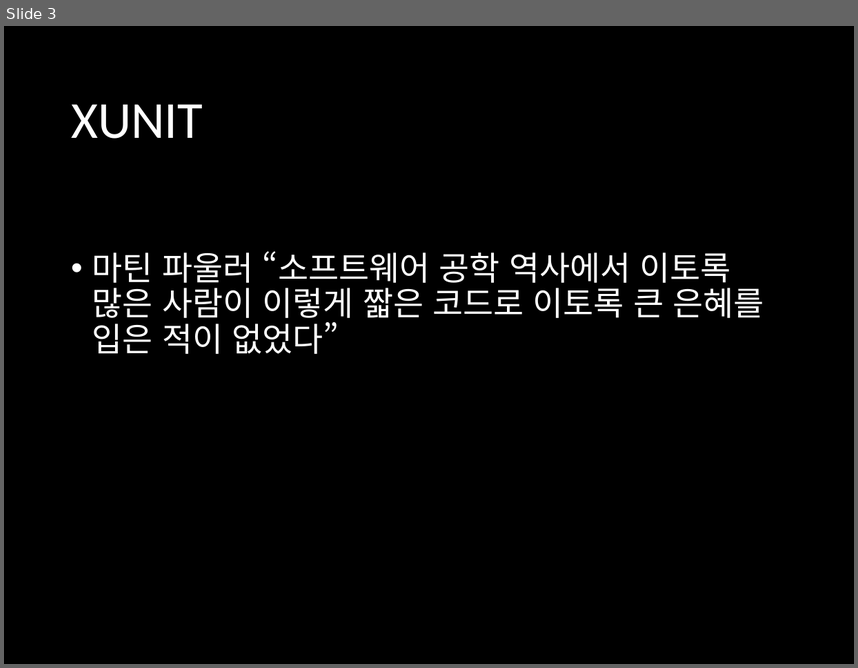
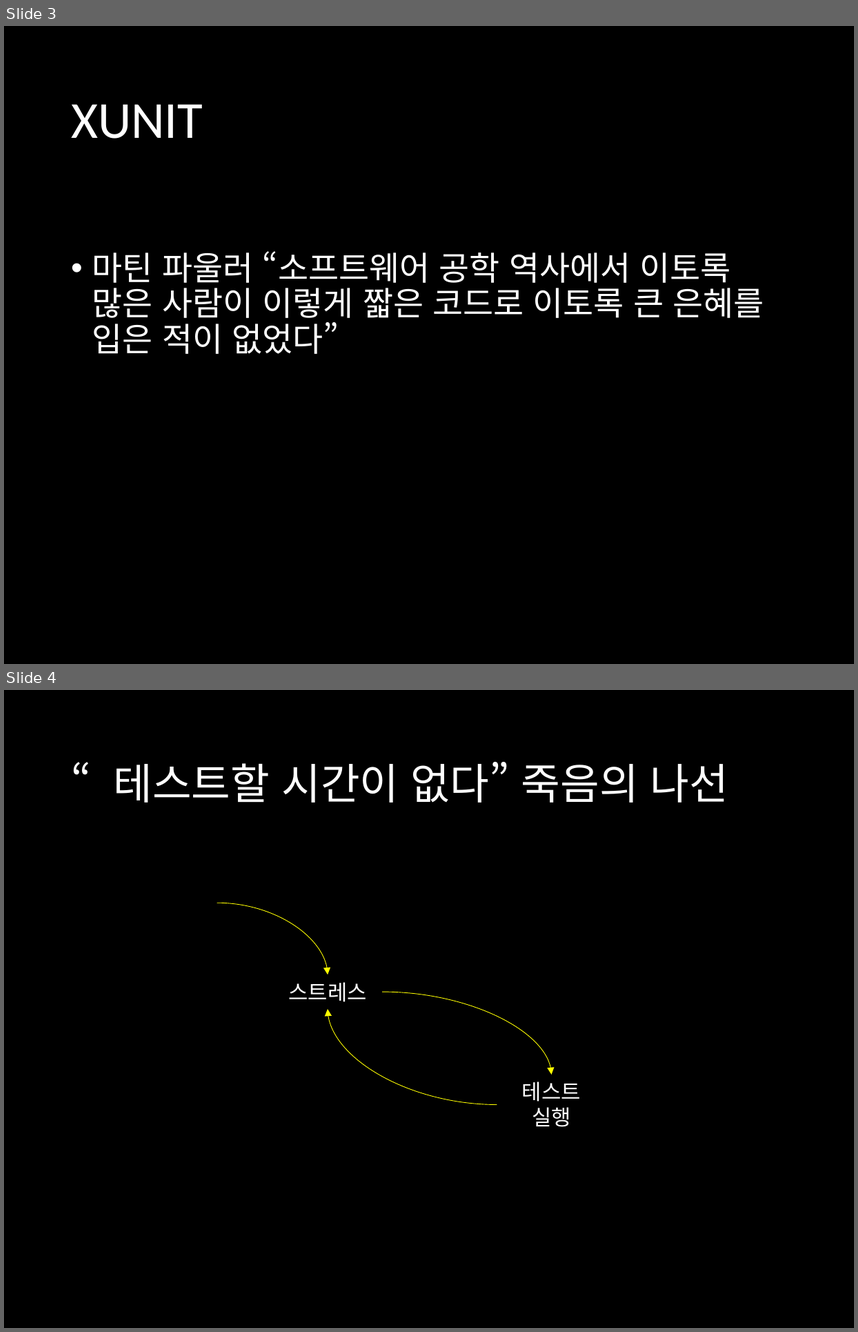
Before and after one commit to harrisleesh/Review, a slide deck: TDD 2.pptx. Shown one above the other, each under a label of ours: slide 3 before the commit, slides 3 and 4 after it. The pictures are 858x668 and 858x1332 pixels, drawn with LibreOffice and Linux fonts; fonts in the diff are those of the drawing. Boxes give left, top, right and bottom in pixels: in the first picture for what was removed or moved away, otherwise in the second. Text is boxed around its words. In the diff, an @@ line names an element or a change of style, - is before the commit and + after.

```diff
--- a/TDD 2.pptx
+++ b/TDD 2.pptx
@@ slide 4 added at (x1=4, y1=690, x2=854, y2=1328), background #000000 @@
@@ title added at (x1=114, y1=762, x2=728, y2=802), 36 pt, text #FFFFFF @@
+“테스트할 시간이 없다” 죽음의 나선
@@ curved arrow added from (217, 903) to (328, 975), #FFFF00 0.5 pt @@
@@ text added at (x1=288, y1=982, x2=366, y2=1002), 18 pt, text #FFFFFF @@
+스트레스
@@ curved arrow added from (382, 992) to (551, 1074), #FFFF00 0.5 pt @@
@@ curved arrow added from (497, 1104) to (328, 1009), #FFFF00 0.5 pt @@
@@ text added at (x1=522, y1=1081, x2=581, y2=1127), 18 pt, text #FFFFFF @@
+테스트
+실행
```
Also in this commit, not shown: 2 other slides added, 1 slide removed.
